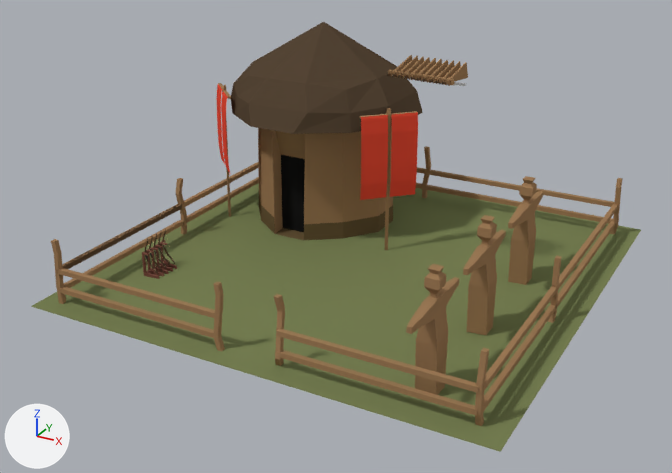
Two versions of the Blender file 3D Models/Barracks(Human).blend, one commit apart.
Both versions are drawn from a 50 mm lens placed at (8.52, -16.72, 8.9), pointed at (-0.21, -0.83, 0.96). Every picture has the same lights, and +X, +Y and +Z are marked at lower left.
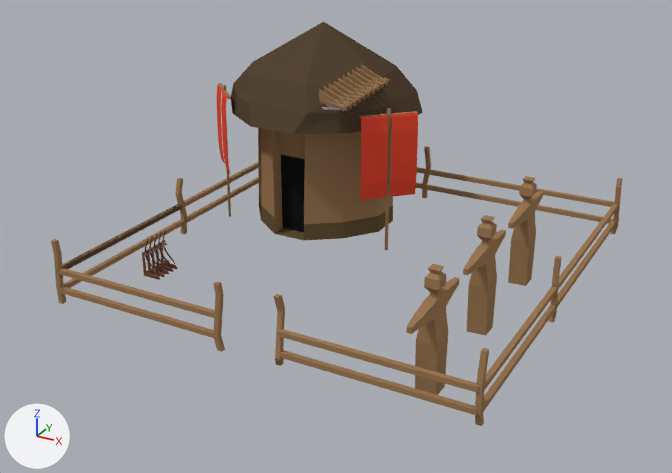
Where the change shows, as pixel boxes [x1, y1, x2, y2] in the pictures (672 x 473 px):
'Grid.001', deleted (green)
    before: [31, 183, 641, 452]
'Cube.005', moved, turned
    before: [386, 55, 468, 86]
    after: [319, 64, 393, 112]

The change in detail:
Object 'Grid.001' (ob_grid_001) is deleted.
Object 'Cube.005' (ob_cube_005) moves from (0.48, 0.73, 4.17) to (-0.76, 0.11, 3.44).
Object 'Cube.005' (ob_cube_005) turns from (167, -1.9, -12) to (-10, 193, -104) degrees about x, y and z.
